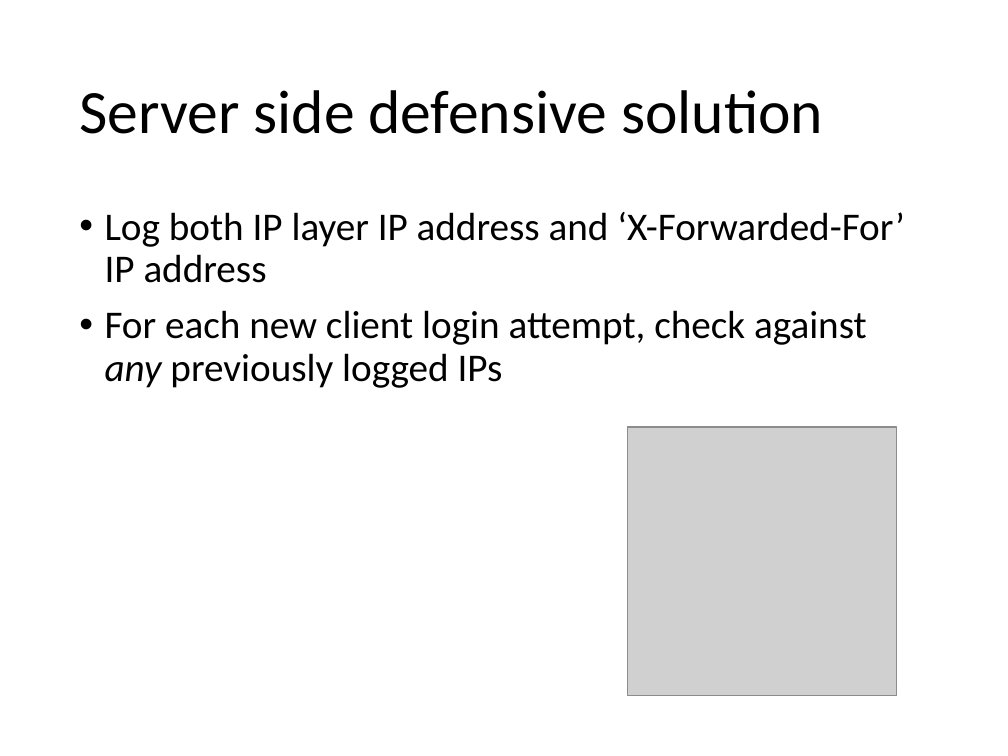
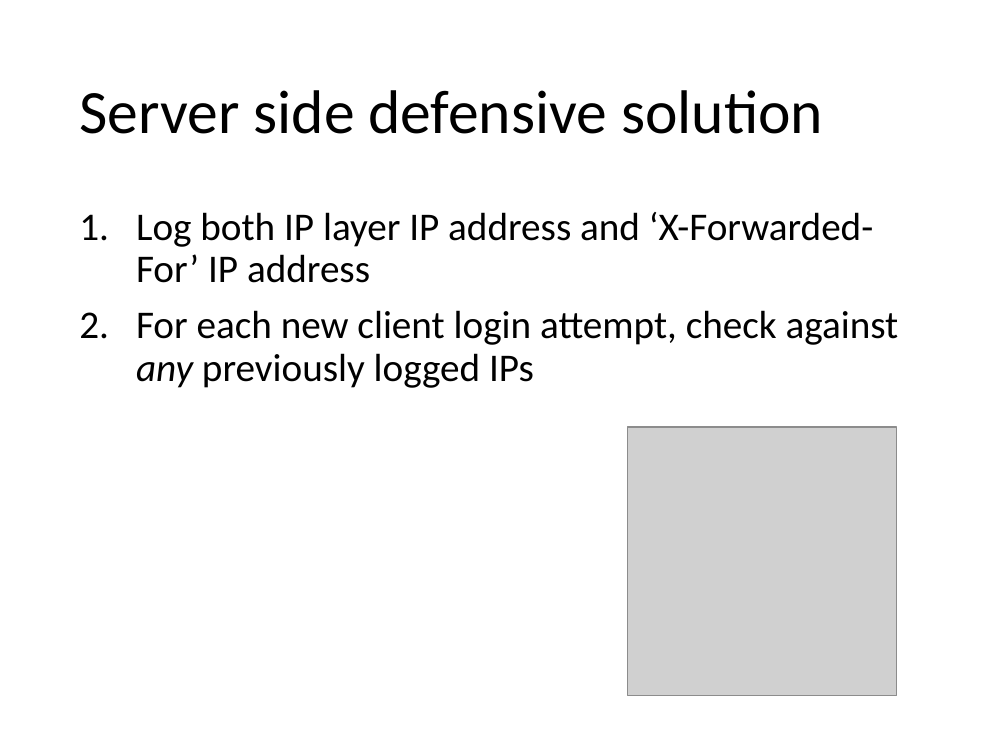
Before and after one commit to nrenzoni/parallel-web-login-attack, a slide deck: slide 9 of Brute-forcing a web login.pptx. Drawn at 1008x756 pixels with LibreOffice and Linux fonts; fonts in the diff are those of the drawing; grey boxes stand for pictures. Boxes give left, top, right and bottom in pixels: in the first picture for what was removed or moved away, otherwise in the second. Text is boxed around its words. In the diff, an @@ line names an element or a change of style, - is before the commit and + after.

```diff
--- a/Brute-forcing a web login.pptx
+++ b/Brute-forcing a web login.pptx
@@ text "Log both IP layer IP ..." at (136,212,899,388): bullet • to 1. @@
```
Also in this commit, not shown: 5 other slides changed.
